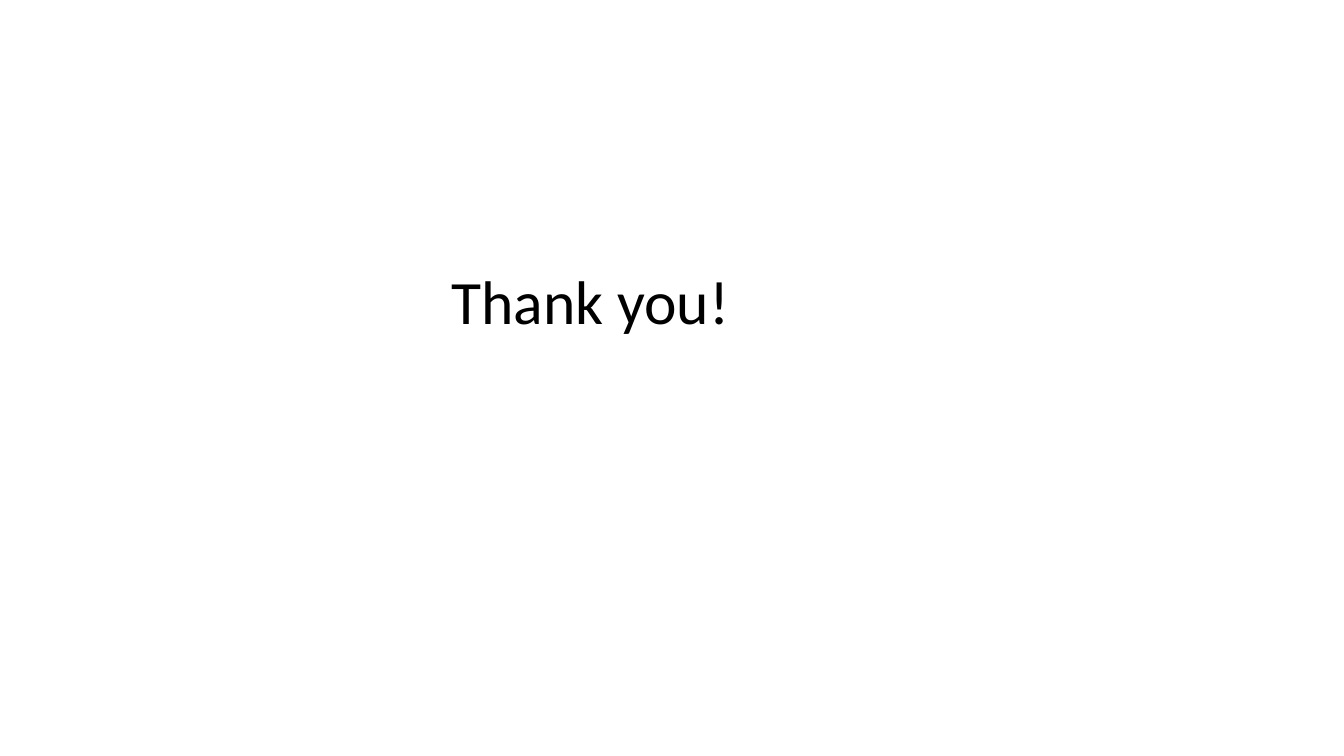
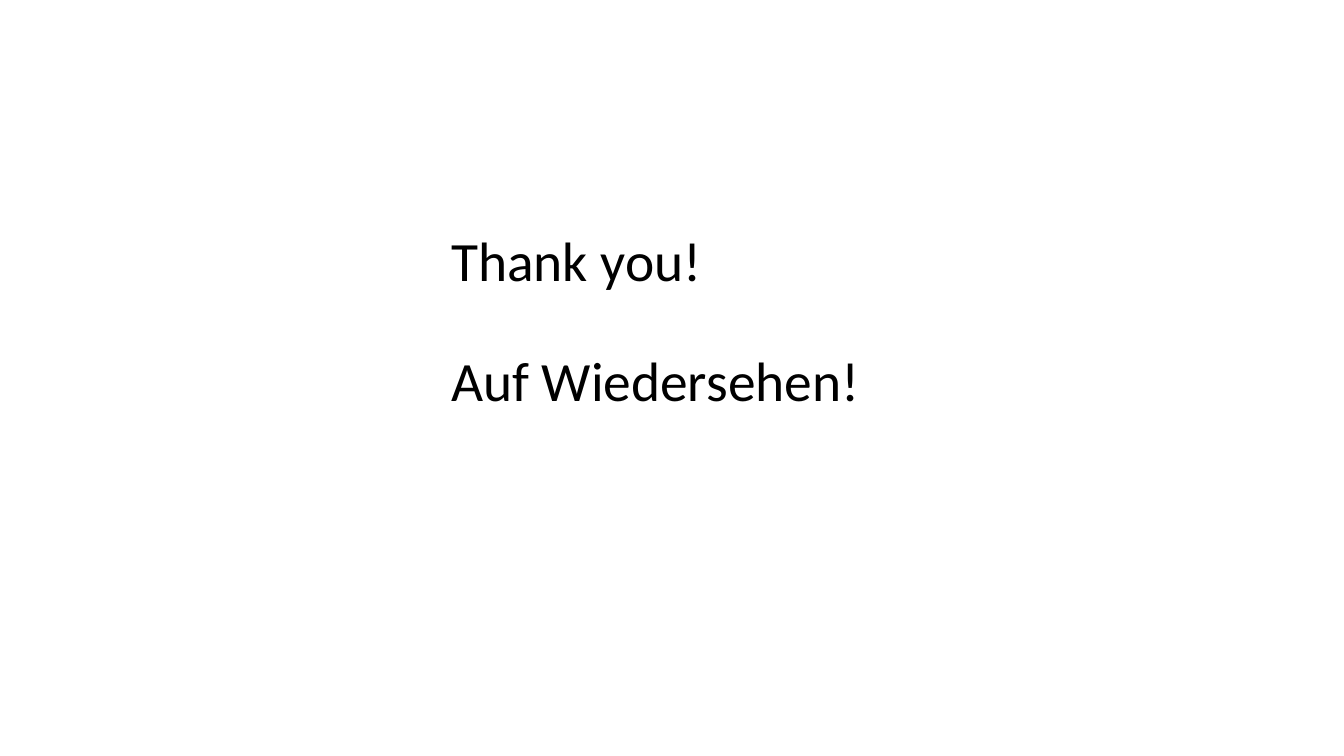
Before and after one commit to bisalgt/neocortexapi, a slide deck: slide 6 of source/ScalarEncoderImproved/Documentation/Improve Scalar Encoder Presentation.pptx (slide 5 before the commit). Drawn at 1344x756 pixels with LibreOffice and Linux fonts; fonts in the diff are those of the drawing. Boxes give left, top, right and bottom in pixels: in the first picture for what was removed or moved away, otherwise in the second. Text is boxed around its words. In the diff, an @@ line names an element or a change of style, - is before the commit and + after.

```diff
--- a/source/ScalarEncoderImproved/Documentation/Improve Scalar Encoder Presentation.pptx
+++ b/source/ScalarEncoderImproved/Documentation/Improve Scalar Encoder Presentation.pptx
@@ title at <box>451,242,860,402</box>: text changed; size 44 to 39.6 pt @@
-Thank you!
+Thank you!
+Auf Wiedersehen!
```
Also in this commit, not shown: 1 other slide changed, 1 slide added.
